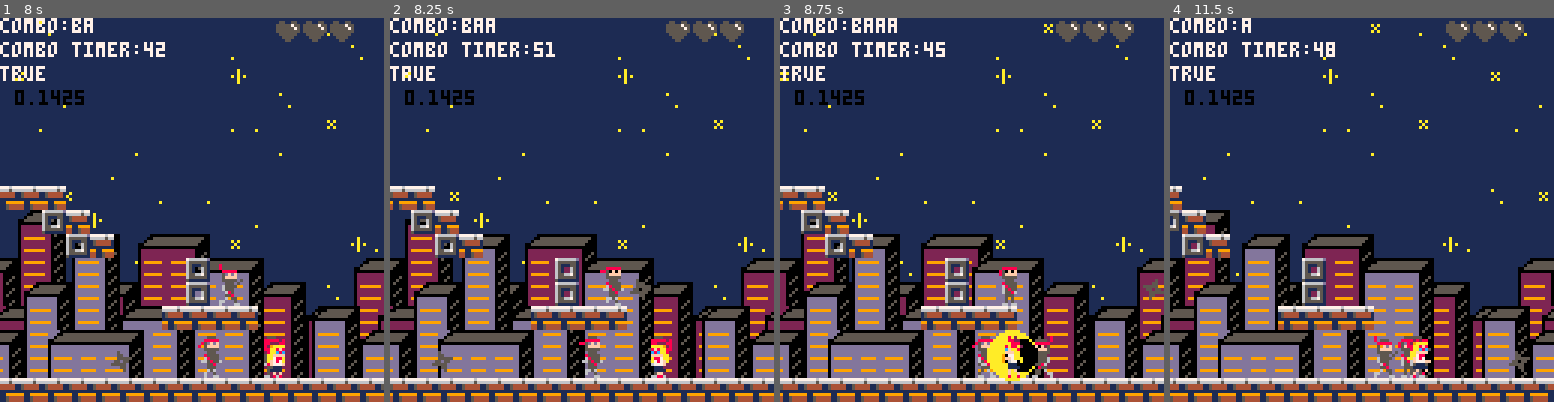
Above: before the commit, frames 1-4 (left to right).
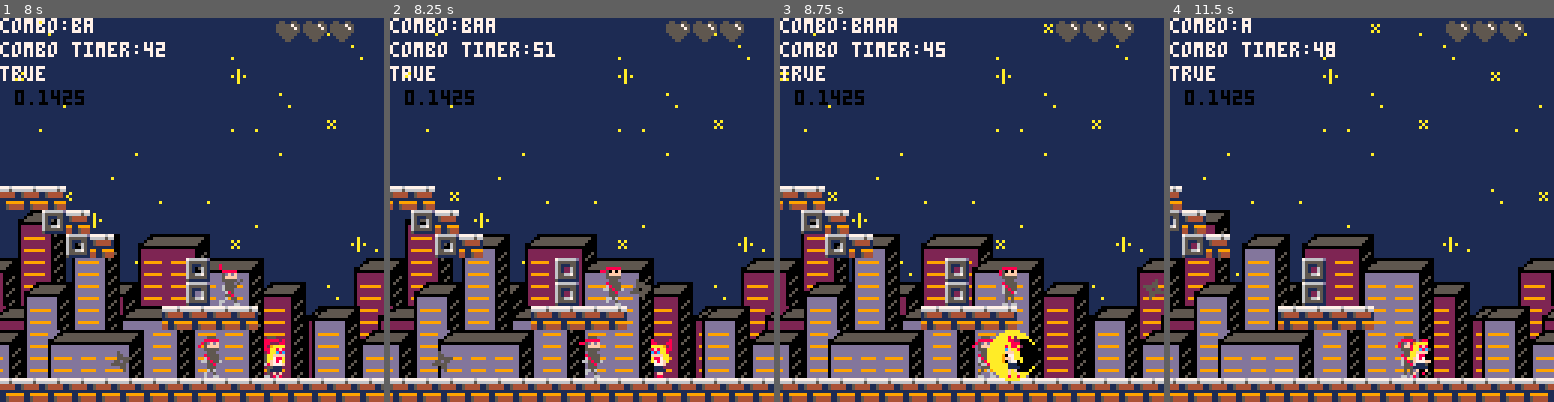
Above: after the commit, the same moments.

Repository: MarkNickerson/SailorV
Game: PICO-8 cartridge sailorv.p8
The game is run twice, just before and just after one commit, with the same random seed, the same clock (stepped at 60 frames per second) and the same inputs.
Inputs:
- Up to frame 1 (8 s): tap X (X key) at 0.33, 1.07, 1.85, 2.97, 4.08, 5.2, 6.32, 7.43 s; tap O (Z key) at 0.7, 1.7, 2.1, 2.5, 2.9, 3.3, 3.7, 4.1, 4.5, 4.9, 5.3, 5.7, 6.1, 6.5, 6.9, 7.3, 7.7 s; hold Right 1.6-2.1 s; hold Up 2.15-2.42 s; hold Right 2.47-3.03 s; hold Left 3.08-3.58 s; hold Down 3.63-3.97 s; hold Right 4.02-4.68 s; hold Up 4.73-5.03 s; hold Left 5.08-5.68 s; hold Down 5.73-6.03 s; hold Right 6.08-6.58 s; hold Right 6.63-7.13 s; hold Up 7.18-7.45 s; hold Right from 7.5 s (still down)
- Up to frame 2 (8.25 s): release Right at 8.07 s; tap O (Z key) at 8.1 s; hold Left from 8.12 s (still down)
- Up to frame 3 (8.75 s): tap O (Z key) at 8.5 s; tap X (X key) at 8.55 s; release Left at 8.62 s; hold Down from 8.67 s (still down)
- Up to frame 4 (11.5 s): tap O (Z key) every 0.4 s from 8.9 to 11.3 s; release Down at 9 s; hold Right 9.05-9.72 s; tap X (X key) at 9.67, 10.78 s; hold Up 9.77-10.07 s; hold Left 10.12-10.72 s; hold Down 10.77-11.07 s; hold Right from 11.12 s (still down)

Frame 1 is identical in both runs. In frame 2, less than 0.1% of the frame differs, in the area x 67-72%, y 82-94%; in frame 3, 0.3%; in frame 4, 0.5%, in the area x 53-94%, y 82-94%.

Commit message:
added enemy health and tied attack dmg to combo tree

Diff:
--- a/sailorv.p8
+++ b/sailorv.p8
@@ -303,10 +303,14 @@
       if((f.y <= obj2.y+8) and (f.y >= obj2.y-8)) and ((f.x <= obj2.x+8) and (f.x >= obj2.x-8)) then
         if actor.flp == true then
             f.x -= 6.5
-            else
-        f.x += 6.5
+        else
+            f.x += 6.5
         end
-        --del(obj1, f)
+        f.health -= obj2.combo.dmg
+        if f.health <= 0 then
+            del(obj1, f)
+        end
+
       end
     end
       --sound effect
@@ -480,7 +484,7 @@
     drag=0.02,            -- drag force
     gravity=0.15,         -- gravity
     flip = false,		-- false == left facing, true == right facing
-    health = 20,
+    health = 5,
     sprite = 67,
     is_throwing = false,
     is_walking = true,
@@ -755,43 +759,53 @@
 right = {}
 right.attac = "b"
 right.sprt = 10
+right.dmg = 2
 root.right = right
 
 left.attac = "a"
 left.sprt = 4
+left.dmg = 1
 left.left = {}
 left.left.attac = "aa"
 left.left.sprt = 5
+left.left.dmg = 1
 left.right = {}
 left.right.attac = "ab"
 left.left.left = {}
 left.left.left.attac = "aaa"
 left.left.left.sprt = 4
+left.left.left.dmg = 1
 left.left.right = {}
 left.left.right.attac = "aab"
 left.right.left = {}
 left.right.left.attac = "aba"
 left.right.left.sprt = 5
+left.right.left.dmg = 1
 left.right.right = {}
 left.right.right.attac = "abb"
 left.left.left.left = {}
 left.left.left.left.attac="aaaa"
 left.left.left.left.sprt = 5
+left.left.left.left.dmg = 3
 left.left.left.right = {}
 left.left.left.right.attac="aaab"
 left.left.right.left = {}
 left.left.right.left.attac="aaba"
 left.left.right.left.sprt = 4
+left.left.right.left.dmg = 3
 left.left.right.right = {}
 left.left.right.right.attac="aabb"
+left.left.right.right.sprt = 10
 left.right.left.left = {}
 left.right.left.left.attac="abaa"
 left.right.left.left.sprt = 4
+left.right.left.left.dmg = 3
 left.right.left.right = {}
 left.right.left.right.attac="abab"
 left.right.right.left = {}
 left.right.right.left.attac="abba"
 left.right.right.left.sprt = 5
+left.right.right.left.dmg = 3
 left.right.right.right = {}
 left.right.right.right.attac="abbb"
 
@@ -799,36 +813,43 @@
 right.left = {}
 right.left.attac = "ba"
 right.left.sprt = 4
+right.left.dmg = 1
 right.right = {}
 right.right.attac = "bb"
 right.left.left = {}
 right.left.left.attac = "baa"
 right.left.left.sprt = 5
+right.left.left.dmg = 1
 right.left.right = {}
 right.left.right.attac = "bab"
 right.right.left = {}
 right.right.left.attac = "bba"
 right.right.left.sprt = 4
+right.right.left.dmg = 1
 right.right.right = {}
 right.right.right.attac = "bbb"
 right.left.left.left = {}
 right.left.left.left.attac="baaa"
 right.left.left.left.sprt = 4
+right.left.left.left.dmg = 3
 right.left.left.right = {}
 right.left.left.right.attac="baab"
 right.left.right.left = {}
 right.left.right.left.attac="baba"
 right.left.right.left.sprt = 5
+right.left.right.left.dmg = 3
 right.left.right.right = {}
 right.left.right.right.attac="babb"
 right.right.left.left = {}
 right.right.left.left.attac="bbaa"
 right.right.left.left.sprt = 5
+right.right.left.left.dmg = 3
 right.right.left.right = {}
 right.right.left.right.attac="bbab"
 right.right.right.left = {}
 right.right.right.left.attac="bbba"
 right.right.right.left.sprt = 4
+right.right.right.left.dmg = 3
 right.right.right.right = {}
 right.right.right.right.attac="bbbb"
 __gfx__
